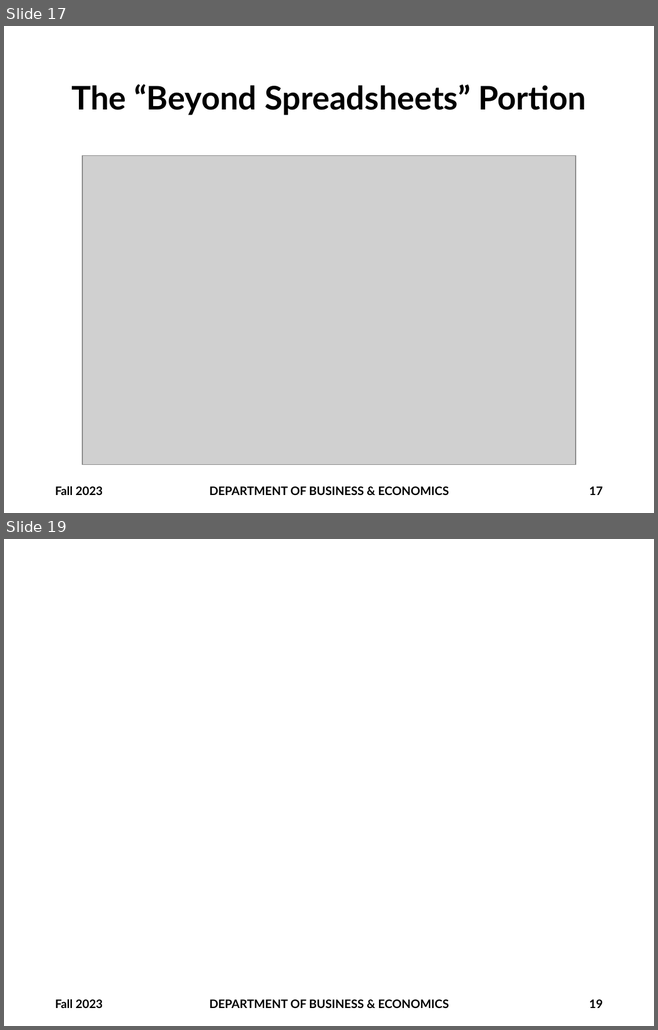
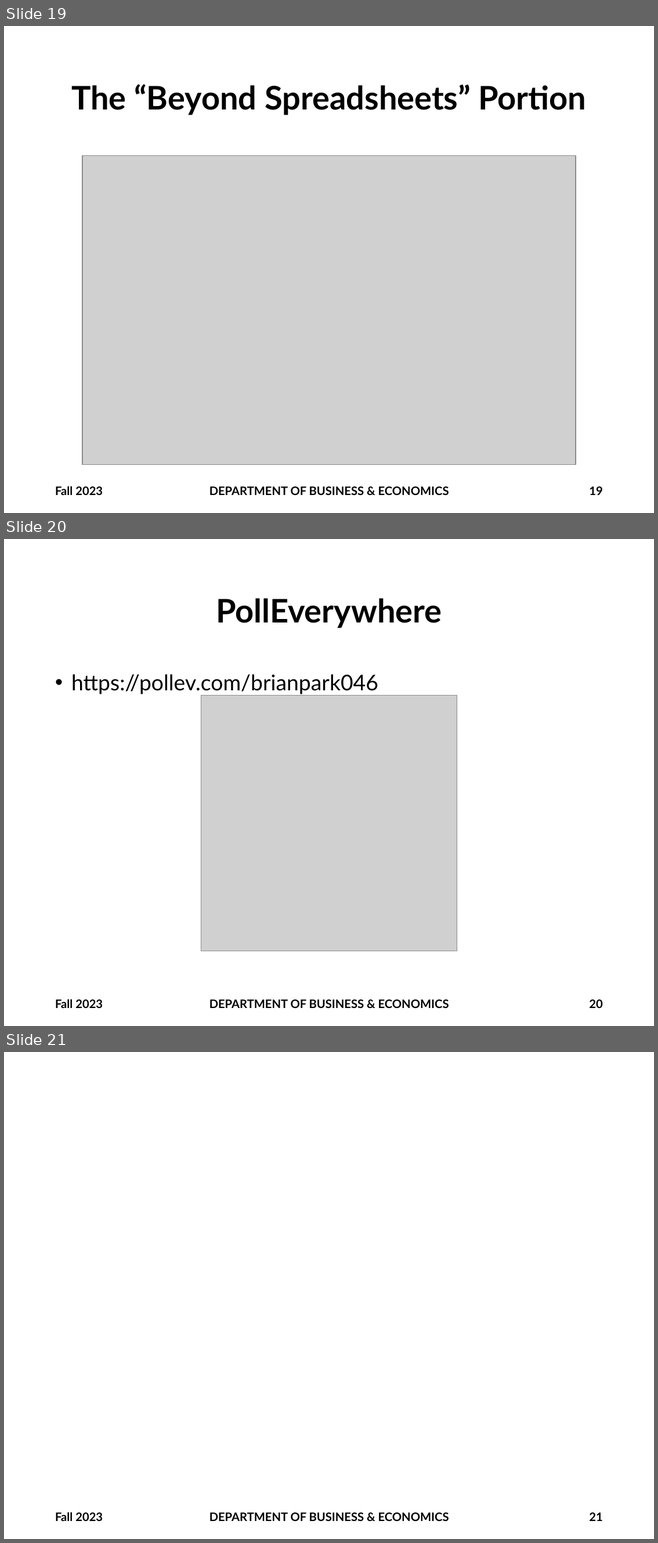
Before and after one commit to brianhwpark/brianhwpark.github.io, a slide deck: files/teaching-resources/monmouthcollege-busi-201/BUSI201-LEC00.pptx. Shown one above the other, each under a label of ours: slides 17 and 19 before the commit, slides 19, 20 and 21 after it; the slides between them are not shown. The pictures are 658x1030 and 658x1543 pixels, drawn with LibreOffice and Linux fonts; fonts in the diff are those of the drawing; grey boxes stand for pictures; background and template pictures are left out. Boxes give left, top, right and bottom in pixels: in the first picture for what was removed or moved away, otherwise in the second. Text is boxed around its words. In the diff, an @@ line names an element or a change of style, - is before the commit and + after.

```diff
--- a/files/teaching-resources/monmouthcollege-busi-201/BUSI201-LEC00.pptx
+++ b/files/teaching-resources/monmouthcollege-busi-201/BUSI201-LEC00.pptx
@@ slide 20 added at (x1=4, y1=539, x2=654, y2=1026), background #FFFFFF @@
@@ title added at (x1=216, y1=598, x2=441, y2=628), 36 pt, text #000000, bold @@
+PollEverywhere
@@ text added at (x1=71, y1=674, x2=378, y2=694), 24 pt, text #000000 @@
+• https://pollev.com/brianpark046
@@ picture added at (x1=201, y1=695, x2=457, y2=951) @@
@@ text added at (x1=55, y1=1000, x2=103, y2=1008), 13 pt, text #000000, bold @@
+Fall 2023
@@ text added at (x1=209, y1=1000, x2=449, y2=1008), 13 pt, text #000000, bold @@
+DEPARTMENT OF BUSINESS & ECONOMICS
@@ page number added at (x1=589, y1=1000, x2=602, y2=1008), 13 pt, text #000000, bold @@
+20
@@ what was slide 17 is now slide 19 @@
@@ page number at (x1=589, y1=487, x2=602, y2=495): text changed @@
-17
+19
@@ what was slide 19 is now slide 21 @@
@@ page number at (x1=589, y1=1513, x2=602, y2=1521): text changed @@
-19
+21
```
Also in this commit, not shown: 1 slide changed, 1 other slide added, 3 other files.
